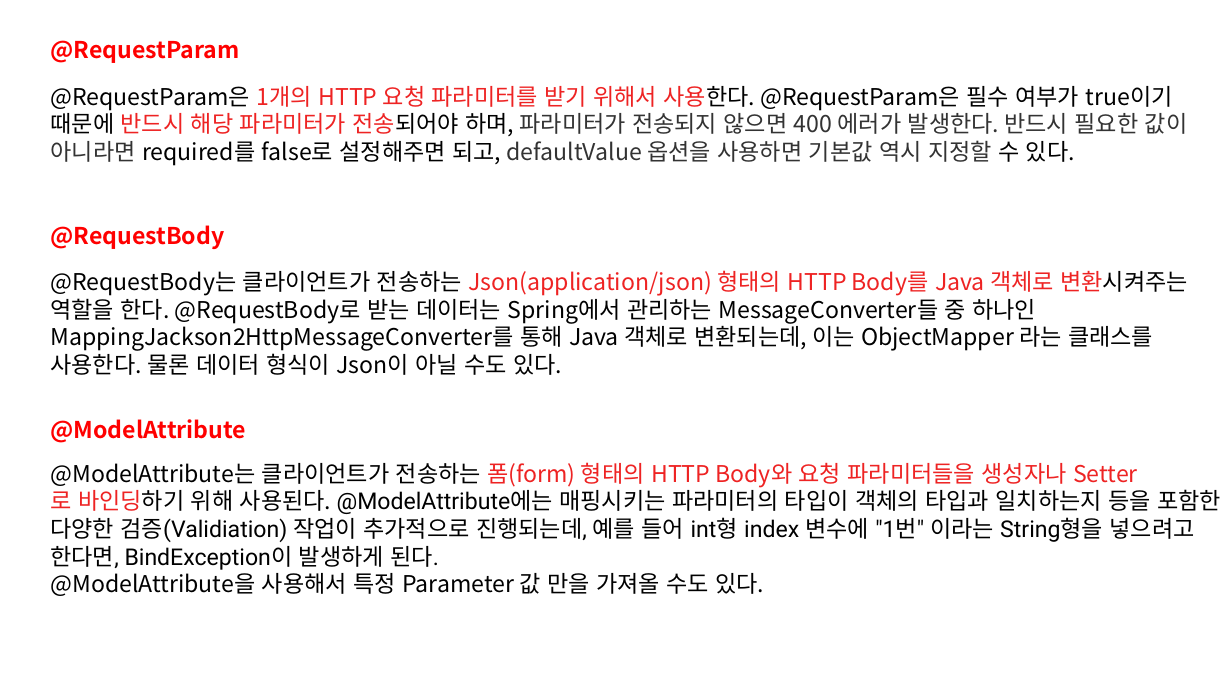
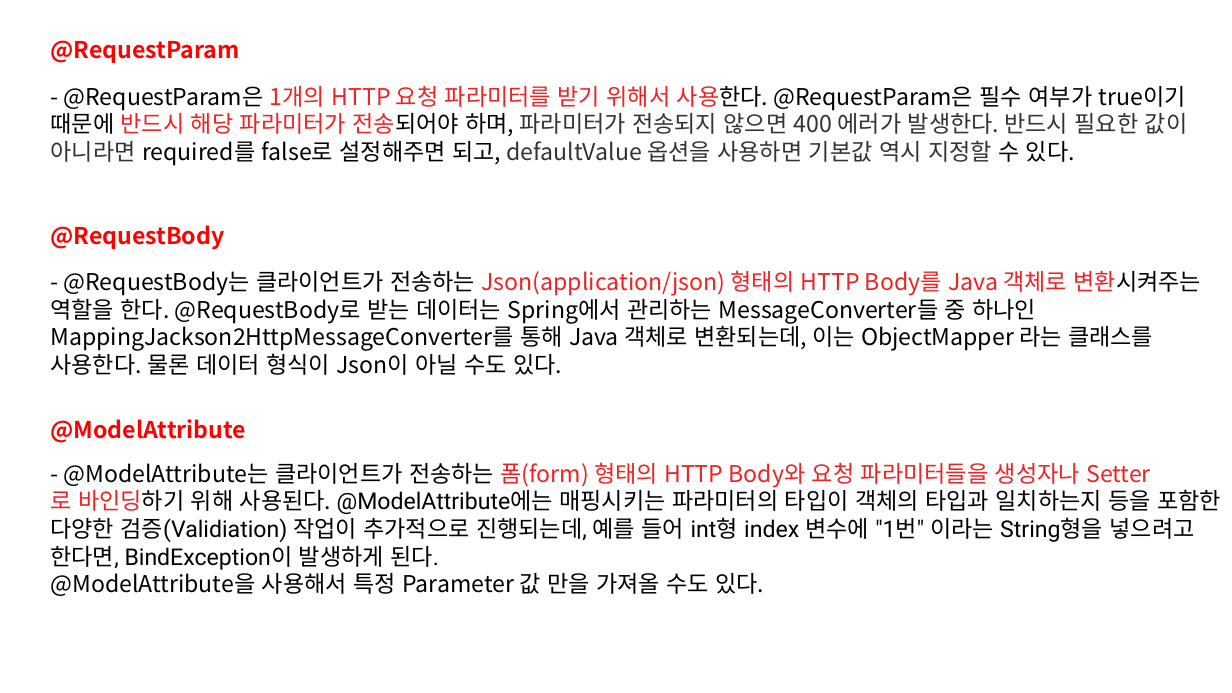
Before and after one commit to kyungmin1221/Tave_Study, a slide deck: slide 3 of 복습정리자료/spring 6주차 정리(kyungmin) .pptx. Drawn at 1232x693 pixels with LibreOffice and Linux fonts; fonts in the diff are those of the drawing. Boxes give left, top, right and bottom in pixels: in the first picture for what was removed or moved away, otherwise in the second. Text is boxed around its words. In the diff, an @@ line names an element or a change of style, - is before the commit and + after.

```diff
--- a/복습정리자료/spring 6주차 정리(kyungmin) .pptx
+++ b/복습정리자료/spring 6주차 정리(kyungmin) .pptx
@@ text at [51,85,1188,166]: text changed @@
-@RequestParam은 1개의 HTTP 요청 파라미터를 받기 위해서 사용한다. @RequestParam은 필수 여부가 true이기 때문에 반드시 해당 파라미터가 전송되어야 하며, 파라미터가 전송되지 않으면 400 에러가 발생한다. 반드시 필요한 값이 아니라면 required를 false로 설정해주면 되고, defaultValue 옵션을 사용하면 기본값 역시 지정할 수 있다.
+- @RequestParam은 1개의 HTTP 요청 파라미터를 받기 위해서 사용한다. @RequestParam은 필수 여부가 true이기 때문에 반드시 해당 파라미터가 전송되어야 하며, 파라미터가 전송되지 않으면 400 에러가 발생한다. 반드시 필요한 값이 아니라면 required를 false로 설정해주면 되고, defaultValue 옵션을 사용하면 기본값 역시 지정할 수 있다.
@@ text at [50,270,1202,375]: text changed @@
-@RequestBody는 클라이언트가 전송하는 Json(application/json) 형태의 HTTP Body를 Java 객체로 변환시켜주는 역할을 한다. @RequestBody로 받는 데이터는 Spring에서 관리하는 MessageConverter들 중 하나인 MappingJackson2HttpMessageConverter를 통해 Java 객체로 변환되는데, 이는 ObjectMapper 라는 클래스를 사용한다. 물론 데이터 형식이 Json이 아닐 수도 있다.
+- @RequestBody는 클라이언트가 전송하는 Json(application/json) 형태의 HTTP Body를 Java 객체로 변환시켜주는 역할을 한다. @RequestBody로 받는 데이터는 Spring에서 관리하는 MessageConverter들 중 하나인 MappingJackson2HttpMessageConverter를 통해 Java 객체로 변환되는데, 이는 ObjectMapper 라는 클래스를 사용한다. 물론 데이터 형식이 Json이 아닐 수도 있다.
@@ text at [50,462,1221,570]: text changed @@
-@ModelAttribute는 클라이언트가 전송하는 폼(form) 형태의 HTTP Body와 요청 파라미터들을 생성자나 Setter로 바인딩하기 위해 사용된다. @ModelAttribute에는 매핑시키는 파라미터의 타입이 객체의 타입과 일치하는지 등을 포함한 다양한 검증(Validiation) 작업이 추가적으로 진행되는데, 예를 들어 int형 index 변수에 "1번" 이라는 String형을 넣으려고 한다면, BindException이 발생하게 된다.
+- @ModelAttribute는 클라이언트가 전송하는 폼(form) 형태의 HTTP Body와 요청 파라미터들을 생성자나 Setter로 바인딩하기 위해 사용된다. @ModelAttribute에는 매핑시키는 파라미터의 타입이 객체의 타입과 일치하는지 등을 포함한 다양한 검증(Validiation) 작업이 추가적으로 진행되는데, 예를 들어 int형 index 변수에 "1번" 이라는 String형을 넣으려고 한다면, BindException이 발생하게 된다.
```
Also in this commit, not shown: 1 other slide changed, 3 slides added, 1 slide removed.
